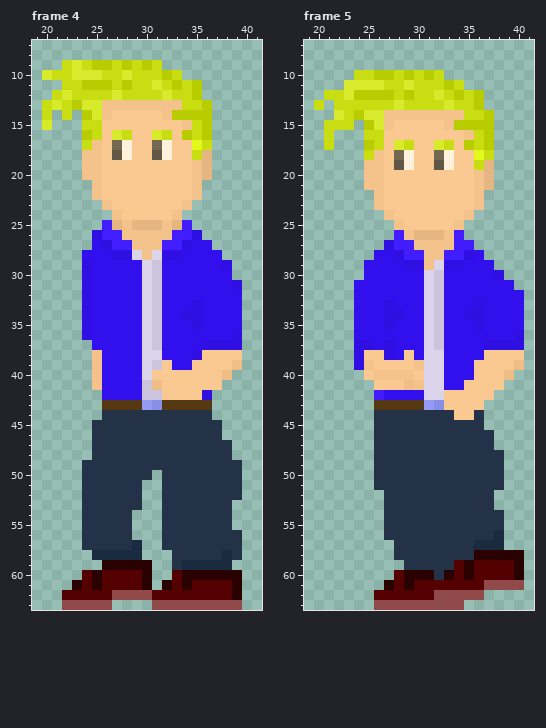
A pixel-art file gets an edit: Assets/art/MainCharacters/Liam/ATTEMPT3/Combat/liamBackR.aseprite. This is how it looked before the edit.
64x64 pixels, 5 frames. Colours within 5 levels of each other are drawn and written as one. Shown: frame 4: x 19..41, y 7..63; frame 5: x 19..41, y 7..63. The commit also changed other frames, which this record leaves out.
Now the later version:
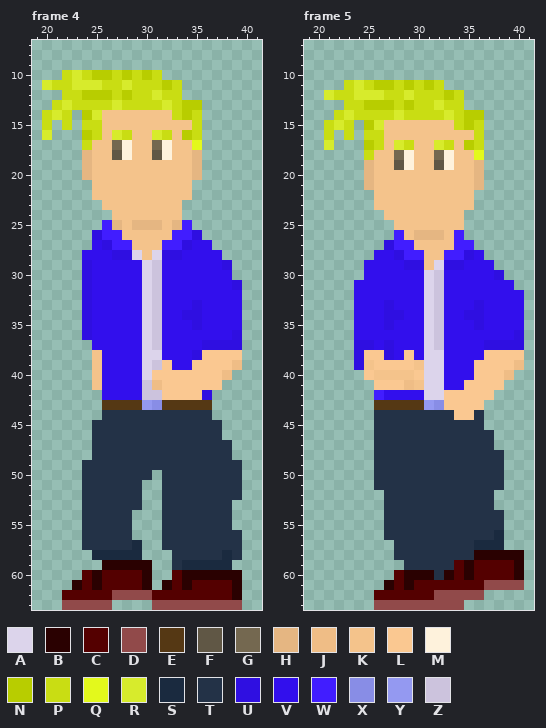
Palette (. is transparent): A #dcd4eb  B #2a0101  C #540000  D #914a4a  E #553814  F #605745  G #746850  H #e5b682  J #efbd86  K #f4c38b  L #fac891  M #fef2dc  N #b8cd00  P #c9dd13  Q #e3f91c  R #d7eb2c  S #1a2a3f  T #233247  U #2f0fe1  V #320fed  W #411dff  X #888de6  Y #9499f1  Z #ccc3dd
Diff:
--- frame 4
@@ x 19..41 @@
  8 .......................
- 9 ...PRPNNPNPNP..........
-10 .RPPRRRPPRPPPNP........
-11 ...PPNNNPNPPRPNPN......
-12 ..PRPPPPRPPPPRPPN......
-13 .PRPNRRKKKKKKKKPPN.....
-14 .P.P.NRKLLLLLKNNNN.....
-15 .R...PPLLLLLLLLKPN.....
-16 .....NPLRPLLRPLNPN.....
-17 .....PKLGMLLGMLLQP.....
-18 .....KKLFMLLFMLLPH.....
-19 .....KKLLLLLLLLLKH.....
-20 .....KKLLLLLLLLLKH.....
-21 ......KLLLLLLLLLK......
-22 ......KLLLLLLLLLK......
-23 .......KLLLLLLLK.......
-24 ........KLLLLLK........
+ 9 .......................
+10 ...PRPNNPNPNP..........
+11 .RPPRRRPPRPPPNP........
+12 ...PPNNNPNPPRPP........
+13 ..PRPPPPRPPPPRPNN......
+14 .PRP.NRKKKKKKKPNP......
+15 .P.P.PPKKKKKKKKKP......
+16 .R...NPKRPKKRPKNP......
+17 .....PKKGMKKGMKKQ......
+18 .....HKKFMKKFMKKH......
+19 .....HKKKKKKKKKKH......
+20 .....HKKKKKKKKKKH......
+21 ......KKKKKKKKKK.......
+22 ......KKKKKKKKKK.......
+23 .......KKKKKKKK........
+24 ........KKKKKKK........
 25 .......WHKHHHKHW.......
--- frame 5
@@ x 19..41 @@
  9 .......................
-10 .....PPNNPNPNP.........
-11 ....RRRRPPRPPPNP.......
-12 ..PPRNNNNPNPPRPNPN.....
-13 .P.PPPPPPRPPPPRPPN.....
-14 ...RPNRRKKKKKKKKPPN....
-15 ..PPP.NRKLLLLLKNNNN....
-16 ..P...PPLLLLLLLLKPN....
-17 ..P...NPLRPLLRPLNPN....
-18 ......PKLGMLLGMLLQP....
-19 ......KKLFMLLFMLLPH....
-20 ......KKLLLLLLLLLKH....
-21 ......KKLLLLLLLLLKH....
-22 .......KLLLLLLLLLK.....
-23 .......KLLLLLLLLLK.....
-24 ........KLLLLLLLK......
-25 .........KLLLLLK.......
+10 .......................
+11 ....PRPNNPNPNP.........
+12 ..RPPRRRPPRPPPNP.......
+13 ....PPNNNPNPPRPP.......
+14 ...PRPPPPRPPPPRPNN.....
+15 ..PRP.NRKKKKKKKPNP.....
+16 ..P.P.PPKKKKKKKKKP.....
+17 ..R...NPKRPKKRPKNP.....
+18 ......PKKGMKKGMKKQ.....
+19 ......HKKFMKKFMKKH.....
+20 ......HKKKKKKKKKKH.....
+21 ......HKKKKKKKKKKH.....
+22 .......KKKKKKKKKK......
+23 .......KKKKKKKKKK......
+24 ........KKKKKKKK.......
+25 .........KKKKKKK.......
 26 .........WKHHHKW.......
